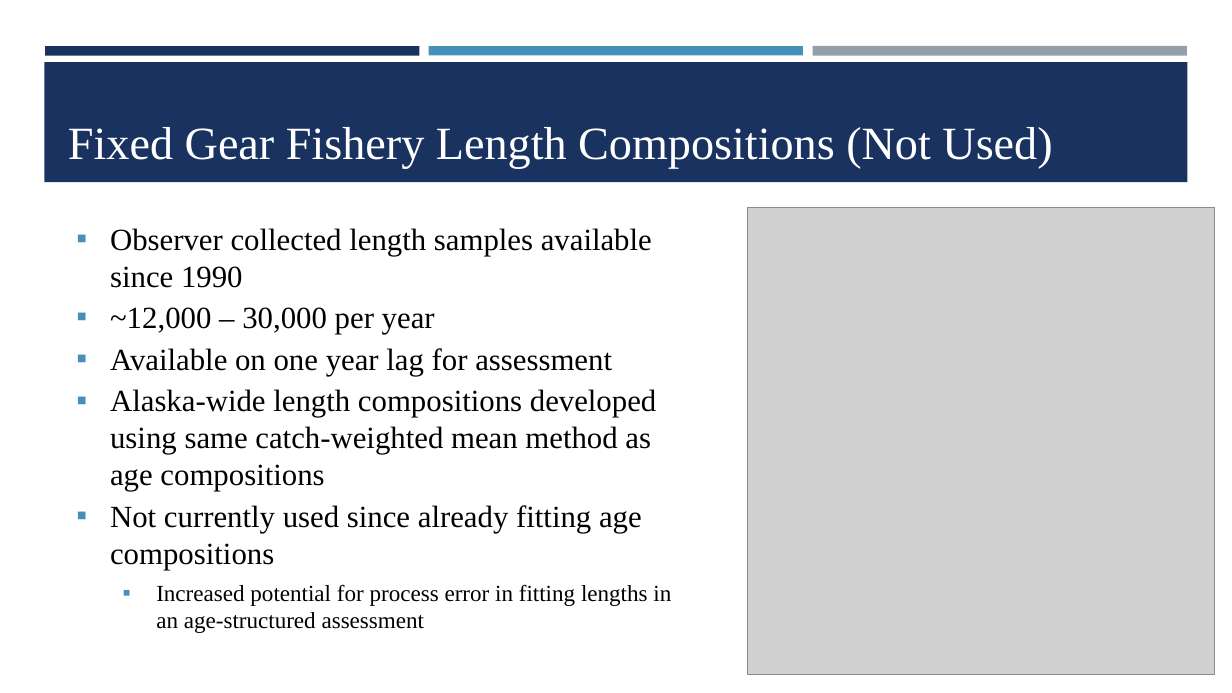
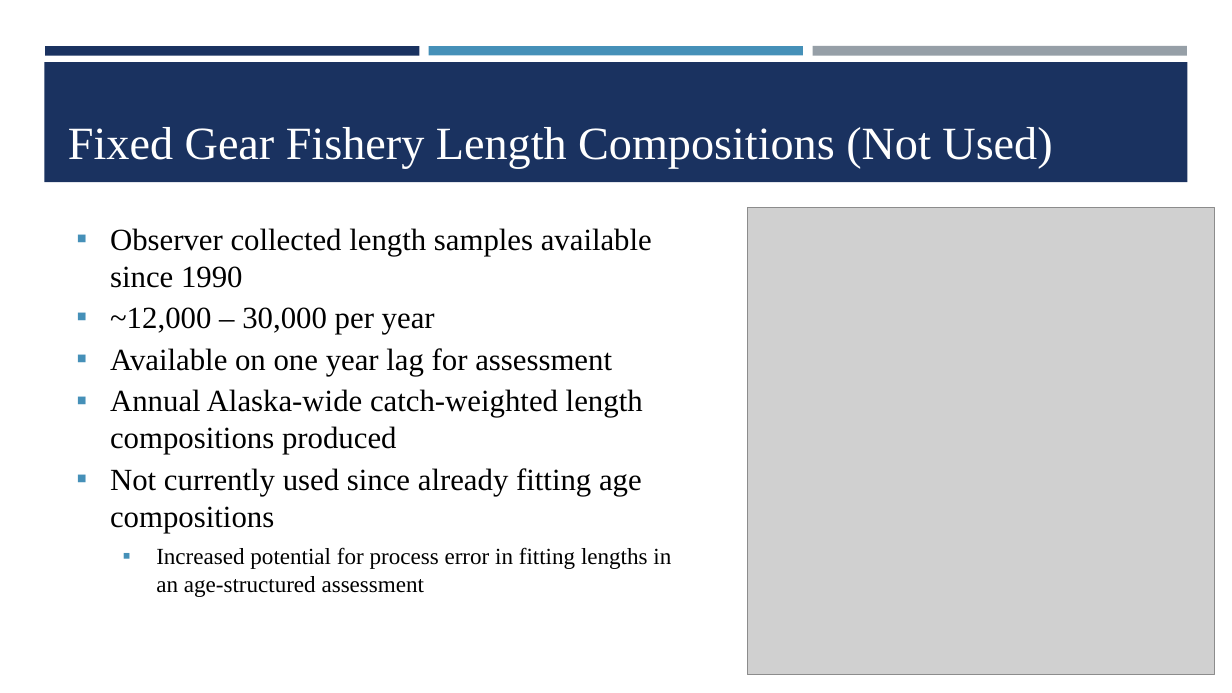
Before and after one commit to dgoethel-noaa/2026_Sablefish_CIE, a slide deck: slide 10 of Presentations/6. Sablefish CIE_Data_Assessment.pptx. Drawn at 1232x693 pixels with LibreOffice and Linux fonts; fonts in the diff are those of the drawing; grey boxes stand for pictures; background and template pictures are left out. Boxes give left, top, right and bottom in pixels: in the first picture for what was removed or moved away, otherwise in the second. Text is boxed around its words. In the diff, an @@ line names an element or a change of style, - is before the commit and + after.

```diff
--- a/Presentations/6. Sablefish CIE_Data_Assessment.pptx
+++ b/Presentations/6. Sablefish CIE_Data_Assessment.pptx
@@ text at bbox=[110, 389, 643, 454]: text changed @@
-▪ Alaska-wide length compositions developed using same catch-weighted mean method as age compositions
+▪ Annual Alaska-wide catch-weighted length compositions produced
```
Also in this commit, not shown: 11 other slides changed, 2 slides added, 2 other files.
